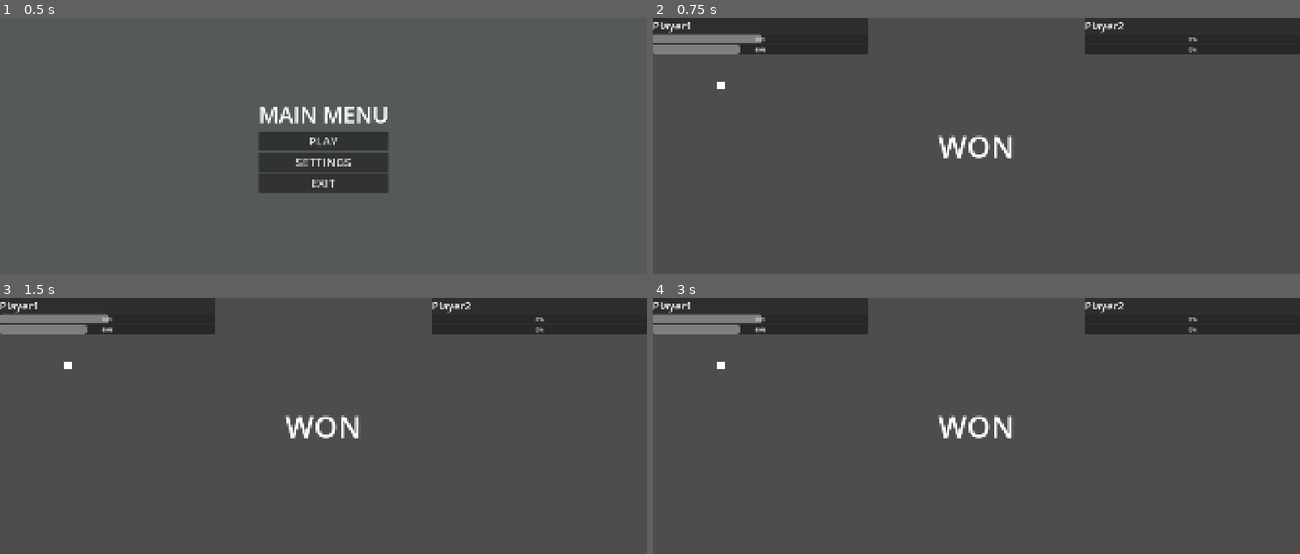
Above: before the commit, frames 1-4 (two rows, left to right).
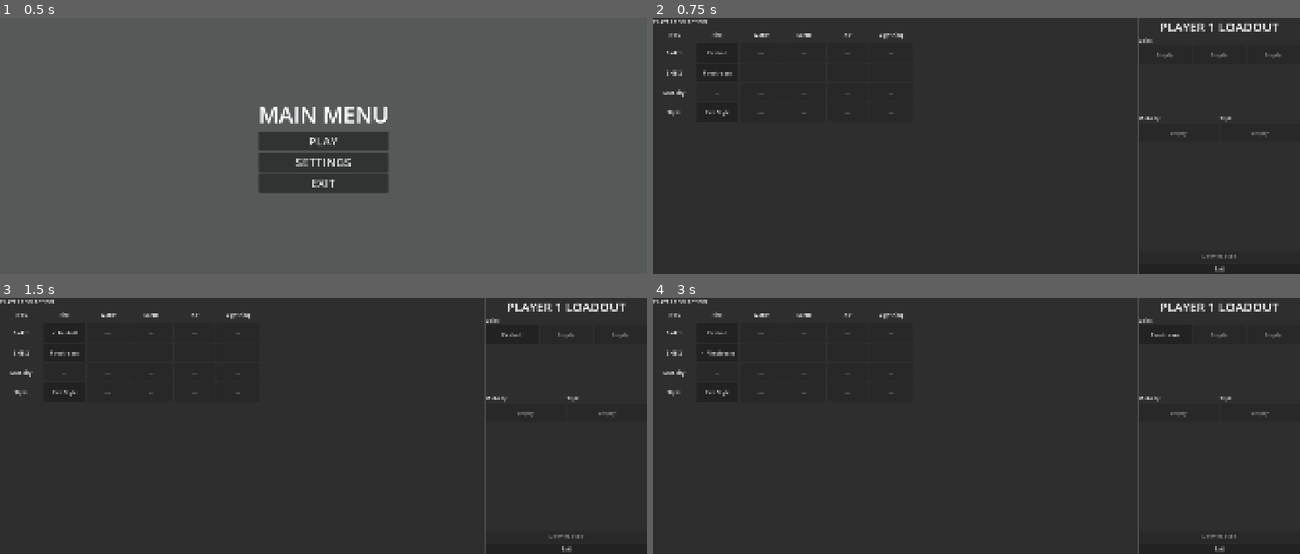
Above: after the commit, the same moments.

Repository: Shinee388/2d-strategy-fighting
Game: Godot game, scene res://game.tscn
Same seed, same stepped clock (60 frames per second), same inputs: the game is played once before the commit and once after it.
Inputs (mouse positions are in pixels of both pictures, inside the frame that each line leads up to):
- Up to frame 1 (0.5 s): no input
- Up to frame 2 (0.75 s): click "PLAY" at 0.5 s
- Up to frame 3 (1.5 s): click (64, 333) at 1.25 s, where only the run after the commit has a clickable "Fireball"
- Up to frame 4 (3 s): click (717, 333) at 2 s, where only the run after the commit has a clickable "✓ Fireball"; click (717, 351) at 2.75 s, where only the run after the commit has a clickable "Firestream"

Frame 1 is identical in both runs. In frame 2, 92% of the frame differs, in the area x 0-100%, y 0-100%; in frame 3, 92%; in frame 4, 92%.

Commit message:
..

Diff:
--- a/arena/Arena.tscn
+++ b/arena/Arena.tscn
@@ -43,11 +43,22 @@
 [node name="players" type="Node2D" parent="." unique_id=1987761873]
 
 [node name="player1" parent="players" unique_id=2003875385 instance=ExtResource("1_80nbo")]
+position = Vector2(1494, 367)
+player_id = 1
+speed = 300.0
+acceleration = 500.0
+friction = 1000.0
 max_health = 100.0
+max_mana = 100.0
 
 [node name="player2" parent="players" unique_id=509796341 instance=ExtResource("1_80nbo")]
+position = Vector2(377, 354)
 player_id = 2
+speed = 300.0
+acceleration = 500.0
+friction = 1000.0
 max_health = 100.0
+max_mana = 100.0
 
 [node name="HUD" type="CanvasLayer" parent="." unique_id=595128858]
 
--- a/game.gd
+++ b/game.gd
@@ -9,7 +9,7 @@
 
 # true bol selection-iig algasaad DEBUG_LOADOUT-aar shuud togloh
 # (selection script bichigdeed false bolgono)
-const SKIP_SELECTION: bool = true
+const SKIP_SELECTION: bool = false
 const DEBUG_LOADOUT := {
 	"style": "res://style/firestyle/firestyle.tscn",
 	"skill1": "res://skills/fire/FireBall/fire_ball.tscn",
--- a/selection/selection.gd
+++ b/selection/selection.gd
@@ -1,11 +1,380 @@
+
 extends Control
 
-
-# Called when the node enters the scene tree for the first time.
+signal finished(result: Dictionary)
+
+var player_count: int = 2
+var swap_mode: bool = false
+var max_swaps: int = 2
+var loadouts: Dictionary = {}
+
+const ELEMENTS := [
+	"Fire", "Water", "Earth", "Air", "Lightning"
+]
+
+const ROW_NAMES := [
+	"Skill 1", "Skill 2", "Mobility", "Style"
+]
+
+const ROW_TYPES := [
+	"skill", "skill", "mobility", "style"
+]
+
+const SKILL_SLOTS := ["skill1", "skill2", "skill3"]
+const ALL_SLOTS := [
+	"skill1", "skill2", "skill3", "mobility", "style"
+]
+
+# Шинэ ability нэмэхдээ зөвхөн энд бүртгэнэ.
+# Path нь бодит PackedScene файл байх ёстой.
+const CATALOG := [
+	{
+		"name": "Fireball",
+		"element": "Fire",
+		"type": "skill",
+		"path": "res://skills/fire/FireBall/fire_ball.tscn"
+	},
+	{
+		"name": "Firestream",
+		"element": "Fire",
+		"type": "skill",
+		"path": "res://skills/fire/firestream/firestream.tscn"
+	},
+	{
+		"name": "Fire Style",
+		"element": "Fire",
+		"type": "style",
+		"path": "res://style/firestyle/firestyle.tscn"
+	}
+]
+
+@onready var available_title: Label = \
+	$MarginContainer/mainLayout/Available/VBoxContainer/Label
+
+@onready var available_grid: GridContainer = \
+	$MarginContainer/mainLayout/Available/VBoxContainer/ScrollContainer/GridContainer
+
+@onready var loadout_title: Label = \
+	$MarginContainer/mainLayout/Ladout/VBoxContainer/Label
+
+@onready var skill_grid: GridContainer = \
+	$MarginContainer/mainLayout/Ladout/VBoxContainer/GridContainer
+
+@onready var mobility_grid: GridContainer = \
+	$MarginContainer/mainLayout/Ladout/VBoxContainer/HBoxContainer2/VBoxContainer/GridContainer
+
+@onready var style_grid: GridContainer = \
+	$MarginContainer/mainLayout/Ladout/VBoxContainer/HBoxContainer2/VBoxContainer2/GridContainer
+
+@onready var start_button: Button = \
+	$MarginContainer/mainLayout/Ladout/VBoxContainer/VBoxContainer2/Button
+@onready var back_button: Button =\
+	$MarginContainer/mainLayout/Ladout/VBoxContainer/VBoxContainer2/Button2
+var _working: Dictionary = {}
+var _current_player: int = 1
+var _notice: String = ""
+
+
 func _ready() -> void:
-	pass # Replace with function body.
-
-
-# Called every frame. 'delta' is the elapsed time since the previous frame.
-func _process(delta: float) -> void:
+	_working = loadouts.duplicate(true)
+
+	for id in range(1, player_count + 1):
+		if not _working.has(id):
+			_working[id] = {}
+
+	available_grid.columns = 6
+	skill_grid.columns = 3
+	mobility_grid.columns = 1
+	style_grid.columns = 1
+
+	start_button.pressed.connect(_on_start_pressed)
+	back_button.pressed.connect(_back_pressed)
+	_refresh()
+
+
+func _current_loadout() -> Dictionary:
+	return _working[_current_player]
+
+
+func _get_abilities(element: String, kind: String) -> Array:
+	var result: Array = []
+
+	for entry in CATALOG:
+		if entry["element"] != element:
+			continue
+		if entry["type"] != kind:
+			continue
+
+		if ResourceLoader.exists(entry["path"]):
+			result.append(entry)
+
+	return result
+
+
+func _get_name(path: String) -> String:
+	for entry in CATALOG:
+		if entry["path"] == path:
+			return entry["name"]
+
+	if path.is_empty():
+		return "Empty"
+
+	return path.get_file().get_basename()
+
+
+func _make_button(text_value: String) -> Button:
+	var button := Button.new()
+	button.text = text_value
+	button.custom_minimum_size = Vector2(125, 55)
+	button.clip_text = true
+	button.size_flags_horizontal = Control.SIZE_EXPAND_FILL
+	return button
+
+
+func _make_header(text_value: String) -> Label:
+	var label := Label.new()
+	label.text = text_value
+	label.horizontal_alignment = HORIZONTAL_ALIGNMENT_CENTER
+	label.vertical_alignment = VERTICAL_ALIGNMENT_CENTER
+	label.custom_minimum_size = Vector2(125, 45)
+	return label
+
+
+func _clear_container(container: Node) -> void:
+	for child in container.get_children():
+		container.remove_child(child)
+		child.queue_free()
+
+
+func _refresh() -> void:
+	_refresh_available()
+	_refresh_loadout()
+
+	var heading := "PLAYER %d SELECTION" % _current_player
+
+	if swap_mode:
+		heading += "  |  SWAPS %d/%d" % [
+			_count_swaps(_current_player), max_swaps
+		]
+
+	if not _notice.is_empty():
+		heading += "  |  " + _notice
+
+	available_title.text = heading
+	loadout_title.text = "PLAYER %d LOADOUT" % _current_player
+
+	start_button.text = (
+        "START FIGHT"
+		if _current_player >= player_count
+		else "NEXT PLAYER"
+	)
+
+	start_button.disabled = not _is_loadout_valid()
+
+
+func _refresh_available() -> void:
+	_clear_container(available_grid)
+
+	available_grid.add_child(_make_header("TYPE"))
+
+	for element in ELEMENTS:
+		available_grid.add_child(_make_header(element))
+
+	for row_index in range(ROW_TYPES.size()):
+		var kind: String = ROW_TYPES[row_index]
+
+		available_grid.add_child(
+			_make_header(ROW_NAMES[row_index])
+		)
+
+		for element in ELEMENTS:
+			var options := _get_abilities(element, kind)
+
+			var ability_index := 0
+			if kind == "skill":
+				ability_index = row_index
+
+			if ability_index >= options.size():
+				var empty := _make_button("—")
+				empty.disabled = true
+				available_grid.add_child(empty)
+				continue
+
+			var ability: Dictionary = options[ability_index]
+			var path: String = ability["path"]
+
+			var button := _make_button(ability["name"])
+			button.tooltip_text = element + " / " + kind
+
+			if _is_equipped(path):
+				button.text = "✓ " + ability["name"]
+
+			button.pressed.connect(
+				_on_ability_pressed.bind(ability)
+			)
+
+			available_grid.add_child(button)
+
+
+func _refresh_loadout() -> void:
+	_clear_container(skill_grid)
+	_clear_container(mobility_grid)
+	_clear_container(style_grid)
+
+	for slot_name in SKILL_SLOTS:
+		_add_slot_button(skill_grid, slot_name)
+
+	_add_slot_button(mobility_grid, "mobility")
+	_add_slot_button(style_grid, "style")
+
+
+func _add_slot_button(
+	container: GridContainer,
+	slot_name: String
+) -> void:
+	var current := _current_loadout()
+	var path: String = current.get(slot_name, "")
+
+	var label_text := "Empty"
+	if not path.is_empty():
+		label_text = _get_name(path)
+
+	var button := _make_button(label_text)
+	button.tooltip_text = slot_name
+
+	if path.is_empty():
+		button.disabled = true
+	else:
+		button.pressed.connect(
+			_on_slot_pressed.bind(slot_name)
+		)
+
+	container.add_child(button)
+
+
+func _is_equipped(path: String) -> bool:
+	var current := _current_loadout()
+
+	for slot_name in ALL_SLOTS:
+		if current.get(slot_name, "") == path:
+			return true
+
+	return false
+
+
+func _find_slot_for_path(path: String) -> String:
+	var current := _current_loadout()
+
+	for slot_name in ALL_SLOTS:
+		if current.get(slot_name, "") == path:
+			return slot_name
+
+	return ""
+
+
+func _on_ability_pressed(ability: Dictionary) -> void:
+	var kind: String = ability["type"]
+	var path: String = ability["path"]
+	var current := _current_loadout().duplicate()
+
+	var existing_slot := _find_slot_for_path(path)
+
+	# Дахин дарахад тухайн ability-г хасна.
+	if not existing_slot.is_empty():
+		current.erase(existing_slot)
+	elif kind == "skill":
+		var target_slot := ""
+
+		for slot_name in SKILL_SLOTS:
+			if not current.has(slot_name):
+				target_slot = slot_name
+				break
+
+		if target_slot.is_empty():
+			_notice = "Skill slots full"
+			_refresh()
+			return
+
+		current[target_slot] = path
+	else:
+		# Mobility болон Style тус бүр нэг slot-той.
+		current[kind] = path
+
+	_try_apply(current)
+
+
+func _on_slot_pressed(slot_name: String) -> void:
+	var current := _current_loadout().duplicate()
+	current.erase(slot_name)
+	_try_apply(current)
+
+
+func _try_apply(candidate: Dictionary) -> void:
+	_notice = ""
+
+	if swap_mode:
+		if _calculate_swaps(
+			loadouts.get(_current_player, {}),
+			candidate
+		) > max_swaps:
+			_notice = "Swap limit reached"
+			_refresh()
+			return
+
+	_working[_current_player] = candidate
+	_refresh()
+
+
+func _calculate_swaps(
+	old_data: Dictionary,
+	new_data: Dictionary
+) -> int:
+	var count := 0
+
+	for slot_name in ALL_SLOTS:
+		if old_data.get(slot_name, "") != \
+				new_data.get(slot_name, ""):
+			count += 1
+
+	return count
+
+
+func _count_swaps(player_id: int) -> int:
+	return _calculate_swaps(
+		loadouts.get(player_id, {}),
+		_working.get(player_id, {})
+	)
+
+
+func _is_loadout_valid() -> bool:
+	var current := _current_loadout()
+
+	if not current.has("style"):
+		return false
+
+	var has_skill := false
+
+	for slot_name in SKILL_SLOTS:
+		if current.has(slot_name):
+			has_skill = true
+			break
+
+	return has_skill
+
+
+func _back_pressed()->void:
+	#herev ehnii hun songoson bsn bol butsana ugui bol main menu ruu butsna
 	pass
+
+func _on_start_pressed() -> void:
+	if not _is_loadout_valid():
+		return
+
+	_notice = ""
+
+	if _current_player < player_count:
+		_current_player += 1
+		_refresh()
+		return
+
+	finished.emit(_working.duplicate(true))
--- a/selection/selection.tscn
+++ b/selection/selection.tscn
@@ -44,6 +44,7 @@
 
 [node name="ScrollContainer" type="ScrollContainer" parent="MarginContainer/mainLayout/Available/VBoxContainer" unique_id=844217247]
 layout_mode = 2
+size_flags_vertical = 3
 
 [node name="GridContainer" type="GridContainer" parent="MarginContainer/mainLayout/Available/VBoxContainer/ScrollContainer" unique_id=187538477]
 layout_mode = 2
@@ -67,9 +68,12 @@
 
 [node name="GridContainer" type="GridContainer" parent="MarginContainer/mainLayout/Ladout/VBoxContainer" unique_id=681575687]
 layout_mode = 2
+size_flags_vertical = 3
+columns = 3
 
 [node name="HBoxContainer2" type="HBoxContainer" parent="MarginContainer/mainLayout/Ladout/VBoxContainer" unique_id=930733118]
 layout_mode = 2
+size_flags_vertical = 3
 
 [node name="VBoxContainer" type="VBoxContainer" parent="MarginContainer/mainLayout/Ladout/VBoxContainer/HBoxContainer2" unique_id=263179088]
 layout_mode = 2
@@ -98,7 +102,16 @@
 
 [node name="Control" type="Control" parent="MarginContainer/mainLayout/Ladout/VBoxContainer" unique_id=272049986]
 layout_mode = 2
+size_flags_vertical = 3
 
-[node name="Button" type="Button" parent="MarginContainer/mainLayout/Ladout/VBoxContainer" unique_id=2123953030]
+[node name="VBoxContainer2" type="VBoxContainer" parent="MarginContainer/mainLayout/Ladout/VBoxContainer" unique_id=180360852]
 layout_mode = 2
+
+[node name="Button" type="Button" parent="MarginContainer/mainLayout/Ladout/VBoxContainer/VBoxContainer2" unique_id=2123953030]
+layout_mode = 2
+size_flags_vertical = 6
 text = "Start"
+
+[node name="Button2" type="Button" parent="MarginContainer/mainLayout/Ladout/VBoxContainer/VBoxContainer2" unique_id=2108905594]
+layout_mode = 2
+text = "Exit"
